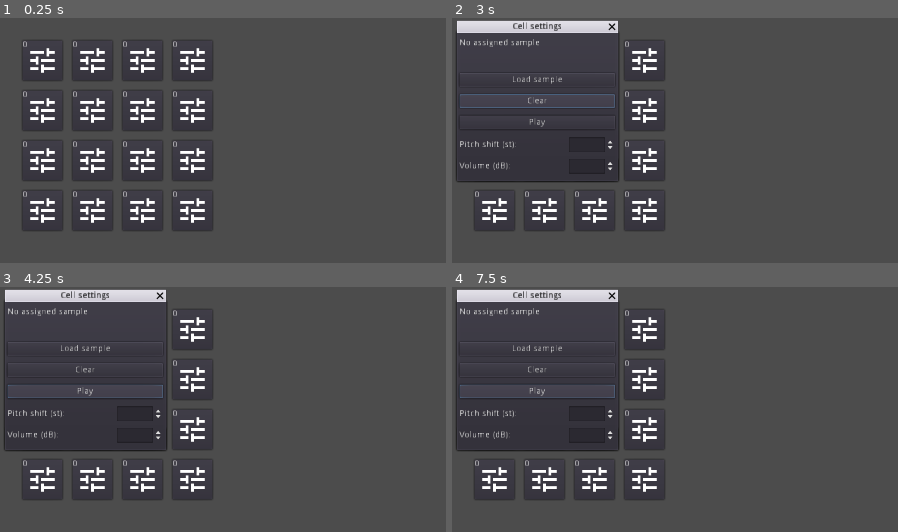
Above: before the commit, frames 1-4 (two rows, left to right).
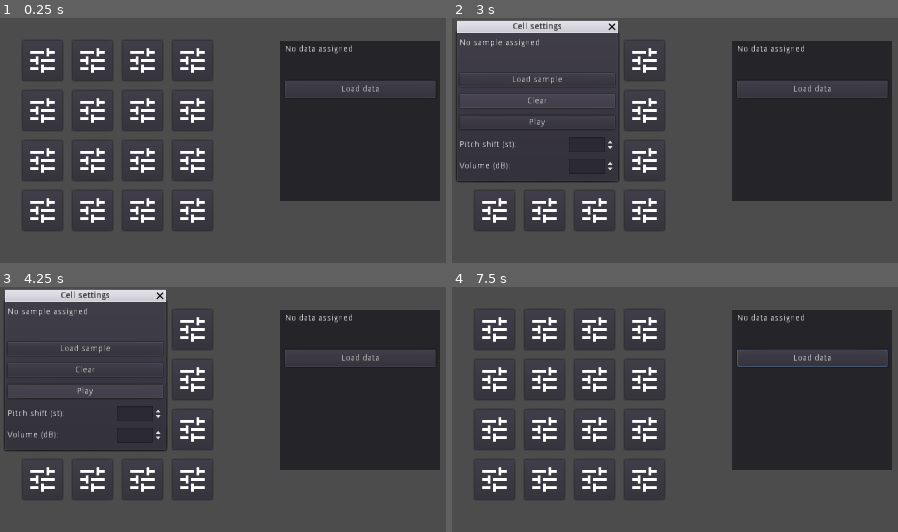
Above: after the commit, the same moments.

Repository: Ainlid/arhexint
Game: Godot game, scene res://scenes/main.tscn
The game is run twice, just before and just after one commit, with the same random seed, the same clock (stepped at 60 frames per second) and the same inputs.
Inputs (mouse positions are in pixels of both pictures, inside the frame that each line leads up to):
- Up to frame 1 (0.25 s): no input
- Up to frame 2 (3 s): click (813, 89) at 0.5 s, where only the run after the commit has a clickable "Load data"; click (496, 59) at 1.27 s; click "Load sample" at 2 s; click "Clear" at 2.75 s
- Up to frame 3 (4.25 s): click "Play" at 3.5 s
- Up to frame 4 (7.5 s): click "Play" at 4.25 s; click "Clear" at 5 s; click "Clear" at 5.75 s; click "Play" at 6.5 s; tap Enter at 7.25 s

The runs differ from the first frame. In frame 1, 21% of the frame differs, in the area x 5-99%, y 9-75%; in frame 2, 22%; in frame 3, 21%; in frame 4, 28%, in the area x 0-99%, y 1-75%.

Commit message:
cells

Diff:
--- a/nodes/cell.tscn
+++ b/nodes/cell.tscn
@@ -19,14 +19,6 @@
 "_edit_use_anchors_": false
 }
 
-[node name="value" type="Label" parent="."]
-margin_right = 64.0
-margin_bottom = 64.0
-text = "0"
-__meta__ = {
-"_edit_use_anchors_": false
-}
-
 [node name="flash" type="ColorRect" parent="."]
 margin_right = 64.0
 margin_bottom = 64.0
@@ -39,7 +31,6 @@
 [node name="audio" type="AudioStreamPlayer" parent="."]
 
 [node name="settings_menu" type="WindowDialog" parent="."]
-visible = true
 margin_right = 258.0
 margin_bottom = 237.0
 window_title = "Cell settings"
@@ -56,7 +47,7 @@
 "_edit_use_anchors_": false
 }
 
-[node name="sample" type="Label" parent="settings_menu/sample_scroll"]
+[node name="sample_status" type="Label" parent="settings_menu/sample_scroll"]
 margin_right = 129.0
 margin_bottom = 14.0
 text = "No assigned sample"
@@ -69,6 +60,7 @@
 margin_top = 64.0
 margin_right = 253.0
 margin_bottom = 86.0
+focus_mode = 0
 text = "Load sample"
 __meta__ = {
 "_edit_use_anchors_": false
@@ -79,6 +71,7 @@
 margin_top = 97.5
 margin_right = 253.0
 margin_bottom = 119.5
+focus_mode = 0
 text = "Clear"
 __meta__ = {
 "_edit_use_anchors_": false
@@ -89,6 +82,7 @@
 margin_top = 131.5
 margin_right = 253.0
 margin_bottom = 153.5
+focus_mode = 0
 text = "Play"
 __meta__ = {
 "_edit_use_anchors_": false
@@ -161,8 +155,10 @@
 
 [connection signal="pressed" from="settings_button" to="." method="_show_settings"]
 [connection signal="pressed" from="settings_menu/load_button" to="." method="_load_pressed"]
+[connection signal="pressed" from="settings_menu/clear_button" to="." method="_clear_pressed"]
 [connection signal="pressed" from="settings_menu/play_button" to="." method="_play_sample"]
 [connection signal="value_changed" from="settings_menu/pitch_box" to="." method="_pitch_changed"]
 [connection signal="value_changed" from="settings_menu/volume_box" to="." method="_volume_changed"]
+[connection signal="file_selected" from="settings_menu/file_dialog" to="." method="_file_selected"]
 [connection signal="timeout" from="flash_timer" to="." method="_flash_timeout"]
 [connection signal="timeout" from="audio_timer" to="." method="_audio_timeout"]
--- /dev/null
+++ b/nodes/cell_grid.tscn
@@ -0,0 +1,97 @@
+[gd_scene load_steps=3 format=2]
+
+[ext_resource path="res://nodes/cell.tscn" type="PackedScene" id=1]
+[ext_resource path="res://scripts/cell_grid.gd" type="Script" id=2]
+
+[node name="cell_grid" type="GridContainer"]
+margin_left = 36.0
+margin_top = 36.0
+margin_right = 340.0
+margin_bottom = 340.0
+custom_constants/vseparation = 80
+custom_constants/hseparation = 80
+columns = 4
+script = ExtResource( 2 )
+__meta__ = {
+"_edit_use_anchors_": false
+}
+
+[node name="cell_0" parent="." instance=ExtResource( 1 )]
+
+[node name="cell_1" parent="." instance=ExtResource( 1 )]
+margin_left = 80.0
+margin_right = 80.0
+
+[node name="cell_2" parent="." instance=ExtResource( 1 )]
+margin_left = 160.0
+margin_right = 160.0
+
+[node name="cell_3" parent="." instance=ExtResource( 1 )]
+margin_left = 240.0
+margin_right = 240.0
+
+[node name="cell_4" parent="." instance=ExtResource( 1 )]
+margin_top = 80.0
+margin_bottom = 80.0
+
+[node name="cell_5" parent="." instance=ExtResource( 1 )]
+margin_left = 80.0
+margin_top = 80.0
+margin_right = 80.0
+margin_bottom = 80.0
+
+[node name="cell_6" parent="." instance=ExtResource( 1 )]
+margin_left = 160.0
+margin_top = 80.0
+margin_right = 160.0
+margin_bottom = 80.0
+
+[node name="cell_7" parent="." instance=ExtResource( 1 )]
+margin_left = 240.0
+margin_top = 80.0
+margin_right = 240.0
+margin_bottom = 80.0
+
+[node name="cell_8" parent="." instance=ExtResource( 1 )]
+margin_top = 160.0
+margin_bottom = 160.0
+
+[node name="cell_9" parent="." instance=ExtResource( 1 )]
+margin_left = 80.0
+margin_top = 160.0
+margin_right = 80.0
+margin_bottom = 160.0
+
+[node name="cell_a" parent="." instance=ExtResource( 1 )]
+margin_left = 160.0
+margin_top = 160.0
+margin_right = 160.0
+margin_bottom = 160.0
+
+[node name="cell_b" parent="." instance=ExtResource( 1 )]
+margin_left = 240.0
+margin_top = 160.0
+margin_right = 240.0
+margin_bottom = 160.0
+
+[node name="cell_c" parent="." instance=ExtResource( 1 )]
+margin_top = 240.0
+margin_bottom = 240.0
+
+[node name="cell_d" parent="." instance=ExtResource( 1 )]
+margin_left = 80.0
+margin_top = 240.0
+margin_right = 80.0
+margin_bottom = 240.0
+
+[node name="cell_e" parent="." instance=ExtResource( 1 )]
+margin_left = 160.0
+margin_top = 240.0
+margin_right = 160.0
+margin_bottom = 240.0
+
+[node name="cell_f" parent="." instance=ExtResource( 1 )]
+margin_left = 240.0
+margin_top = 240.0
+margin_right = 240.0
+margin_bottom = 240.0
--- a/scenes/main.tscn
+++ b/scenes/main.tscn
@@ -1,6 +1,6 @@
 [gd_scene load_steps=2 format=2]
 
-[ext_resource path="res://nodes/cell.tscn" type="PackedScene" id=1]
+[ext_resource path="res://nodes/cell_grid.tscn" type="PackedScene" id=1]
 
 [node name="main" type="Control"]
 anchor_right = 1.0
@@ -9,94 +9,50 @@
 "_edit_use_anchors_": false
 }
 
-[node name="grid" type="GridContainer" parent="."]
-margin_left = 36.0
+[node name="cell_grid" parent="." instance=ExtResource( 1 )]
+
+[node name="data_menu" type="Control" parent="."]
+margin_left = 448.0
 margin_top = 36.0
-margin_right = 340.0
-margin_bottom = 340.0
-custom_constants/vseparation = 80
-custom_constants/hseparation = 80
-columns = 4
+margin_right = 703.0
+margin_bottom = 292.0
 __meta__ = {
 "_edit_use_anchors_": false
 }
 
-[node name="cell_0" parent="grid" instance=ExtResource( 1 )]
+[node name="panel" type="Panel" parent="data_menu"]
+margin_right = 256.0
+margin_bottom = 256.0
 
-[node name="cell_1" parent="grid" instance=ExtResource( 1 )]
-margin_left = 80.0
-margin_right = 80.0
+[node name="data_scroll" type="ScrollContainer" parent="data_menu"]
+margin_left = 8.0
+margin_top = 7.0
+margin_right = 249.0
+margin_bottom = 52.0
 
-[node name="cell_2" parent="grid" instance=ExtResource( 1 )]
-margin_left = 160.0
-margin_right = 160.0
+[node name="data_status" type="Label" parent="data_menu/data_scroll"]
+margin_right = 109.0
+margin_bottom = 14.0
+text = "No data assigned"
+__meta__ = {
+"_edit_use_anchors_": false
+}
 
-[node name="cell_3" parent="grid" instance=ExtResource( 1 )]
-margin_left = 240.0
-margin_right = 240.0
+[node name="load_button" type="Button" parent="data_menu"]
+margin_left = 8.0
+margin_top = 64.0
+margin_right = 249.0
+margin_bottom = 92.0
+text = "Load data"
 
-[node name="cell_4" parent="grid" instance=ExtResource( 1 )]
-margin_top = 80.0
-margin_bottom = 80.0
-
-[node name="cell_5" parent="grid" instance=ExtResource( 1 )]
-margin_left = 80.0
-margin_top = 80.0
-margin_right = 80.0
-margin_bottom = 80.0
-
-[node name="cell_6" parent="grid" instance=ExtResource( 1 )]
-margin_left = 160.0
-margin_top = 80.0
-margin_right = 160.0
-margin_bottom = 80.0
-
-[node name="cell_7" parent="grid" instance=ExtResource( 1 )]
-margin_left = 240.0
-margin_top = 80.0
-margin_right = 240.0
-margin_bottom = 80.0
-
-[node name="cell_8" parent="grid" instance=ExtResource( 1 )]
-margin_top = 160.0
-margin_bottom = 160.0
-
-[node name="cell_9" parent="grid" instance=ExtResource( 1 )]
-margin_left = 80.0
-margin_top = 160.0
-margin_right = 80.0
-margin_bottom = 160.0
-
-[node name="cell_a" parent="grid" instance=ExtResource( 1 )]
-margin_left = 160.0
-margin_top = 160.0
-margin_right = 160.0
-margin_bottom = 160.0
-
-[node name="cell_b" parent="grid" instance=ExtResource( 1 )]
-margin_left = 240.0
-margin_top = 160.0
-margin_right = 240.0
-margin_bottom = 160.0
-
-[node name="cell_c" parent="grid" instance=ExtResource( 1 )]
-margin_top = 240.0
-margin_bottom = 240.0
-
-[node name="cell_d" parent="grid" instance=ExtResource( 1 )]
-margin_left = 80.0
-margin_top = 240.0
-margin_right = 80.0
-margin_bottom = 240.0
-
-[node name="cell_e" parent="grid" instance=ExtResource( 1 )]
-margin_left = 160.0
-margin_top = 240.0
-margin_right = 160.0
-margin_bottom = 240.0
-
-[node name="cell_f" parent="grid" instance=ExtResource( 1 )]
-margin_left = 240.0
-margin_top = 240.0
-margin_right = 240.0
-margin_bottom = 240.0
+[node name="file_dialog" type="FileDialog" parent="data_menu"]
+visible = true
+margin_left = 256.0
+margin_top = 20.0
+margin_right = 642.0
+margin_bottom = 399.0
+window_title = "Open a File"
+mode = 0
+access = 2
+current_dir = "/Daniil/art/arhexint"
+current_path = "/Daniil/art/arhexint/"
--- a/scripts/cell.gd
+++ b/scripts/cell.gd
@@ -1,22 +1,19 @@
 extends Control
-
-export var hex_num = "0"
 
 onready var audio = $audio
 onready var audio_timer = $audio_timer
 var audio_time = 1.0
 
 onready var file_dialog = $settings_menu/file_dialog
+onready var sample_status = $settings_menu/sample_scroll/sample_status
 
 onready var flash = $flash
 onready var flash_timer = $flash_timer
 var flash_time = 0.1
 
-onready var value = $value
 onready var settings = $settings_menu
 
 func _ready():
-	value.text = hex_num
 	audio_timer.wait_time = audio_time
 	flash.hide()
 	flash_timer.wait_time = flash_time
@@ -26,6 +23,24 @@
 
 func _load_pressed():
 	file_dialog.popup()
+
+func _file_selected(path):
+	var file = File.new()
+	if file.file_exists(path):
+		file.open(path, file.READ)
+		var buffer = file.get_buffer(file.get_len())
+		var sample = AudioStreamSample.new()
+		sample.format = AudioStreamSample.FORMAT_16_BITS
+		sample.data = buffer
+		sample.stereo = true
+		sample.mix_rate = 44100
+		audio.stream = sample
+		sample_status.text = str(path.get_file())
+		file.close()
+
+func _clear_pressed():
+	audio.stream = null
+	sample_status.text = "No sample assigned"
 
 func _pitch_changed(value):
 	var pitch_conv = pow(2.0, value / 12.0)
--- /dev/null
+++ b/scripts/cell_grid.gd
@@ -0,0 +1,24 @@
+extends GridContainer
+
+var cells = []
+
+func _ready():
+	cells.append($cell_0)
+	cells.append($cell_1)
+	cells.append($cell_2)
+	cells.append($cell_3)
+	cells.append($cell_4)
+	cells.append($cell_5)
+	cells.append($cell_6)
+	cells.append($cell_7)
+	cells.append($cell_8)
+	cells.append($cell_9)
+	cells.append($cell_a)
+	cells.append($cell_b)
+	cells.append($cell_c)
+	cells.append($cell_d)
+	cells.append($cell_e)
+	cells.append($cell_f)
+
+func _call_cell(id):
+	cells[id]._play_sample()
